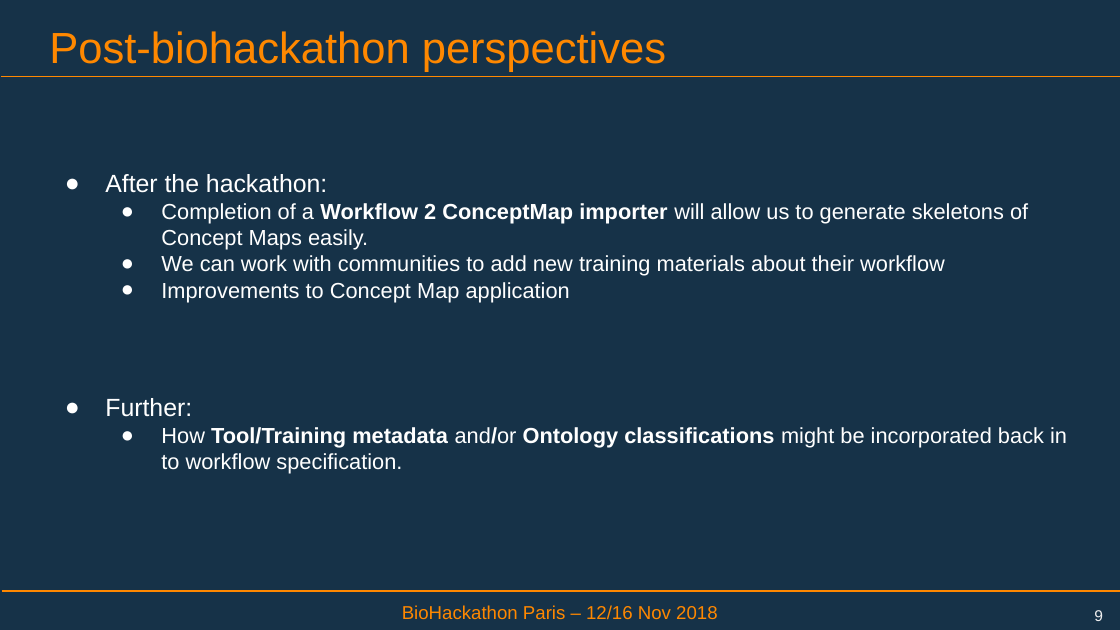
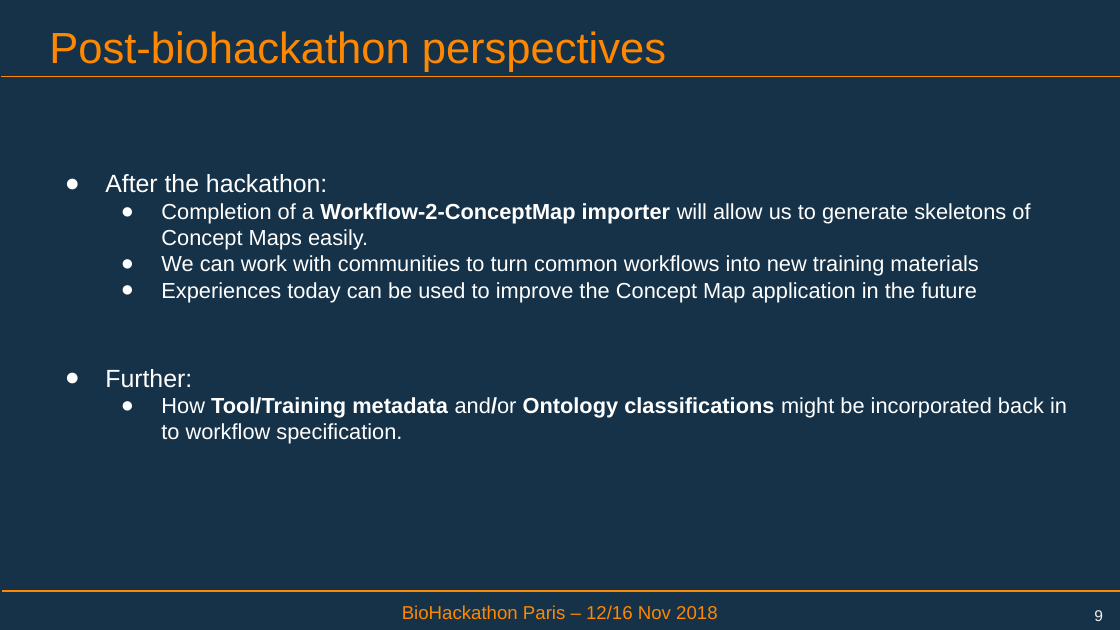
Before and after one commit to elixir-europe/BioHackathon, a slide deck: slide 9 of tools/Import workflows into TeSS Concept Maps/Biohackathon-TeSS-ConceptMaps.pptx. Drawn at 1120x630 pixels with LibreOffice and Linux fonts; fonts in the diff are those of the drawing; background and template pictures are left out. Boxes give left, top, right and bottom in pixels: in the first picture for what was removed or moved away, otherwise in the second. Text is boxed around its words. In the diff, an @@ line names an element or a change of style, - is before the commit and + after.

Commit message:
Added some clearer milestones to Concept Maps presentation

```diff
--- a/tools/Import workflows into TeSS Concept Maps/Biohackathon-TeSS-ConceptMaps.pptx
+++ b/tools/Import workflows into TeSS Concept Maps/Biohackathon-TeSS-ConceptMaps.pptx
@@ text at bbox=[161, 203, 1030, 302]: text changed @@
-  ● Completion of a Workflow 2 ConceptMap importer will allow us to generate skeletons of Concept Maps easily.
-  ● We can work with communities to add new training materials about their workflow
-  ● Improvements to Concept Map application
+  ● Completion of a Workflow-2-ConceptMap importer will allow us to generate skeletons of Concept Maps easily.
+  ● We can work with communities to turn common workflows into new training materials
+  ● Experiences today can be used to improve the Concept Map application in the future
```
Also in this commit, not shown: 5 other slides changed.
